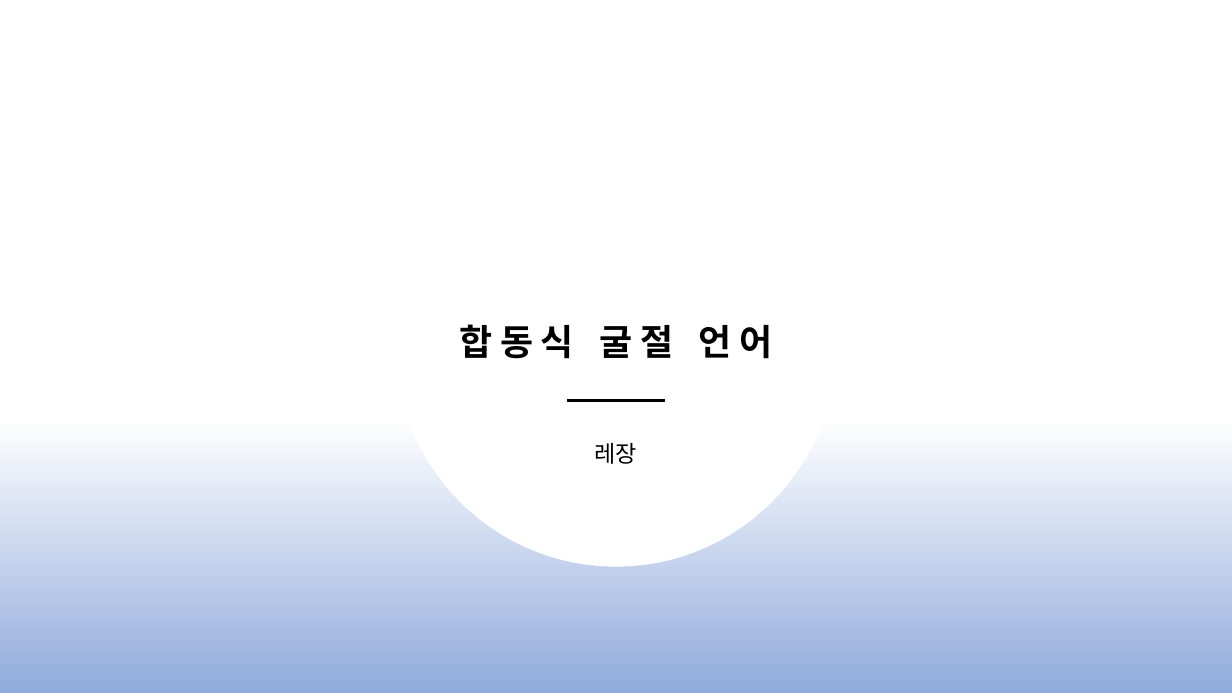
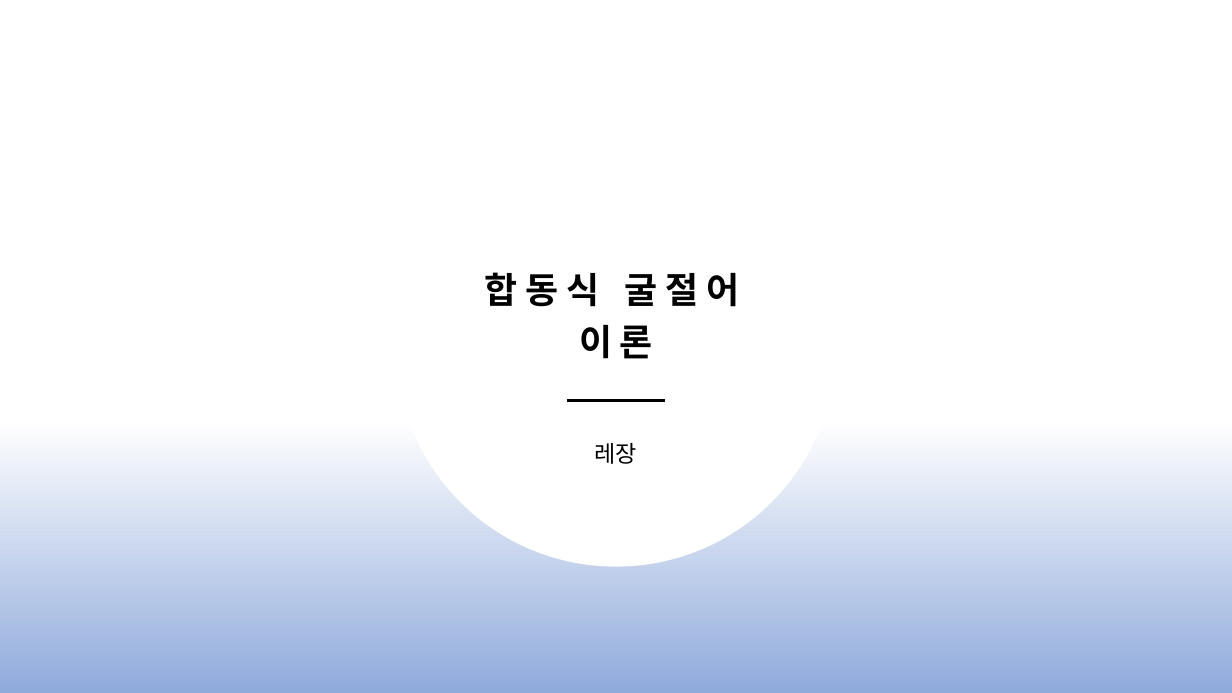
Before and after one commit to js4484821266/congrlang, a slide deck: slide 1 of congrlang.pptx. Drawn at 1232x693 pixels with LibreOffice and Linux fonts; fonts in the diff are those of the drawing; background and template pictures are left out. Boxes give left, top, right and bottom in pixels: in the first picture for what was removed or moved away, otherwise in the second. Text is boxed around its words. In the diff, an @@ line names an element or a change of style, - is before the commit and + after.

```diff
--- a/congrlang.pptx
+++ b/congrlang.pptx
@@ title at bbox=[485, 272, 739, 359]: text changed @@
-합동식 굴절 언어
+합동식 굴절어 이론
```
Also in this commit, not shown: 5 other slides changed, 6 slides added.
